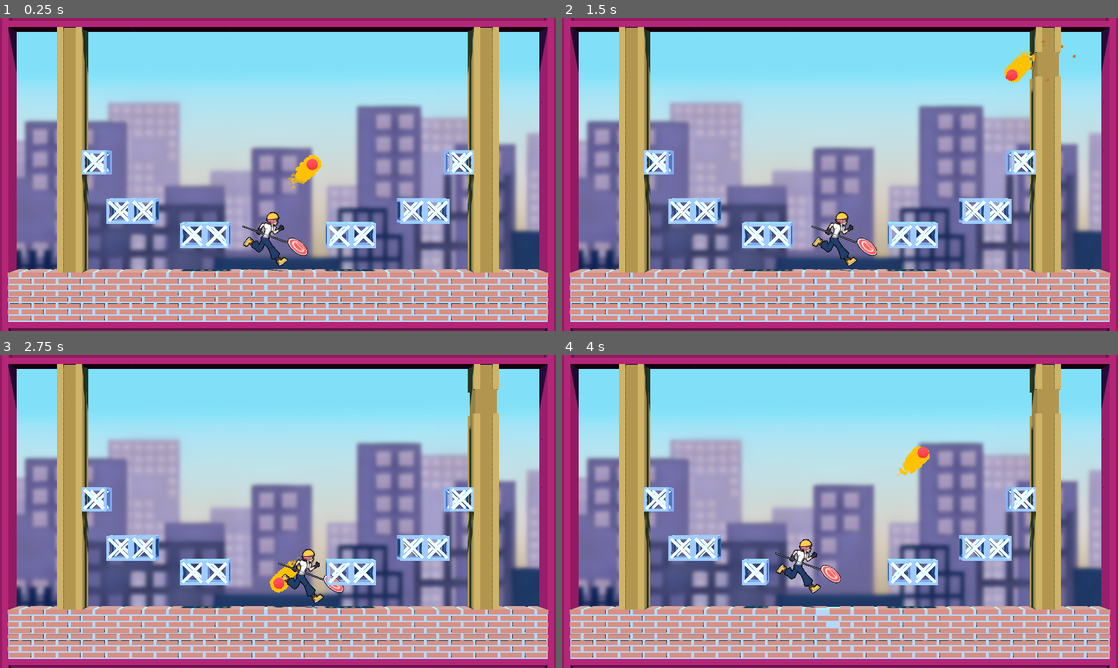
Above: before the commit, frames 1-4 (two rows, left to right).
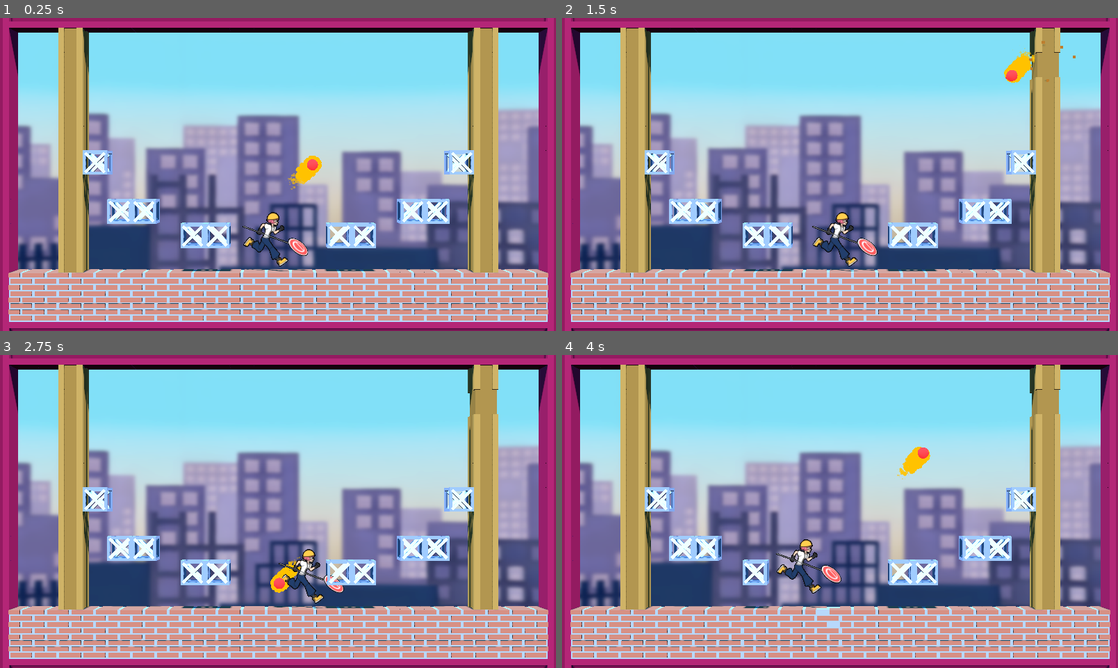
Above: after the commit, the same moments.

Repository: SnappyDragon64/Hard-Hat
Game: Godot game, scene res://sandbox.tscn
Same seed, same stepped clock (60 frames per second), same inputs: the game is played once before the commit and once after it.
Inputs:
- Up to frame 1 (0.25 s): no input
- Up to frame 2 (1.5 s): hold Right (move_right) 0.53-1.28 s; tap Space (jump) at 0.77 s; hold Left (move_left) from 1.28 s (still down)
- Up to frame 3 (2.75 s): tap Space (jump) at 1.52 s; release Left (move_left) at 2.03 s; hold Right (move_right) from 2.03 s (still down)
- Up to frame 4 (4 s): tap Space (jump) at 3.02, 3.77 s; release Right (move_right) at 3.53 s; hold Left (move_left) from 3.53 s (still down)

The runs differ from the first frame. In frame 1, 32% of the frame differs, in the area x 0-99%, y 0-100%; in frame 2, 32%; in frame 3, 32%; in frame 4, 32%.

Commit message:
Cylindrical background for levels

Diff:
--- a/project.godot
+++ b/project.godot
@@ -23,6 +23,8 @@
 window/size/viewport_height=1080
 window/size/window_width_override=1280
 window/size/window_height_override=720
+window/stretch/mode="viewport"
+window/stretch/aspect="keep_height"
 
 [importer_defaults]
 
--- a/sandbox.tscn
+++ b/sandbox.tscn
@@ -51,6 +51,20 @@
 flip_faces = true
 size = Vector2(2, 2)
 
+[sub_resource type="StandardMaterial3D" id="StandardMaterial3D_fxpgk"]
+shading_mode = 0
+albedo_texture = ExtResource("5_fjvi5")
+uv1_scale = Vector3(8, 2, 8)
+
+[sub_resource type="CylinderMesh" id="CylinderMesh_pptjh"]
+material = SubResource("StandardMaterial3D_fxpgk")
+flip_faces = true
+top_radius = 50.0
+bottom_radius = 50.0
+height = 20.0
+cap_top = false
+cap_bottom = false
+
 [node name="Node3D" type="Node3D"]
 
 [node name="WorldEnvironment" type="WorldEnvironment" parent="."]
@@ -73,13 +87,13 @@
 fov = 24.0
 size = 16.0
 
-[node name="Sprite3D" type="Sprite3D" parent="Camera3D"]
-transform = Transform3D(2.5, 0, 0, 0, 2.5, 0, 0, 0, 2.5, 0, 0, -39)
-texture = ExtResource("5_fjvi5")
-
-[node name="MeshInstance3D" type="MeshInstance3D" parent="Camera3D"]
+[node name="BackgroundCylinder" type="MeshInstance3D" parent="Camera3D"]
 extra_cull_margin = 16384.0
 mesh = SubResource("QuadMesh_m5ebi")
+
+[node name="OutlinePass" type="MeshInstance3D" parent="Camera3D"]
+transform = Transform3D(0.866025, 0, -0.5, 0, 1, 0, 0.5, 0, 0.866025, 0, 0, 0)
+mesh = SubResource("CylinderMesh_pptjh")
 
 [node name="GridMap" type="GridMap" parent="."]
 mesh_library = ExtResource("4_gfjsh")
Not shown: 1 places in sandbox.tscn that only renumber resources
